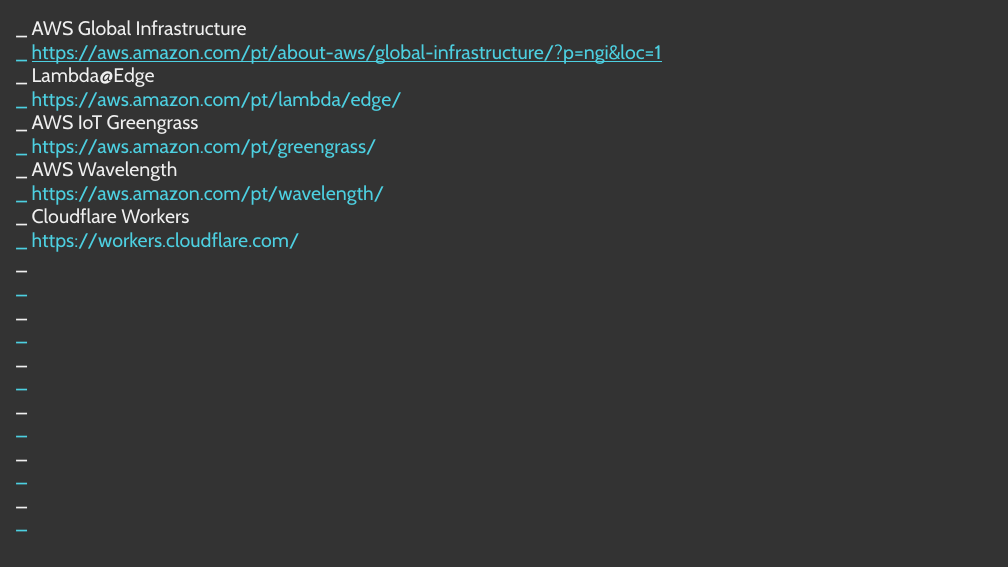
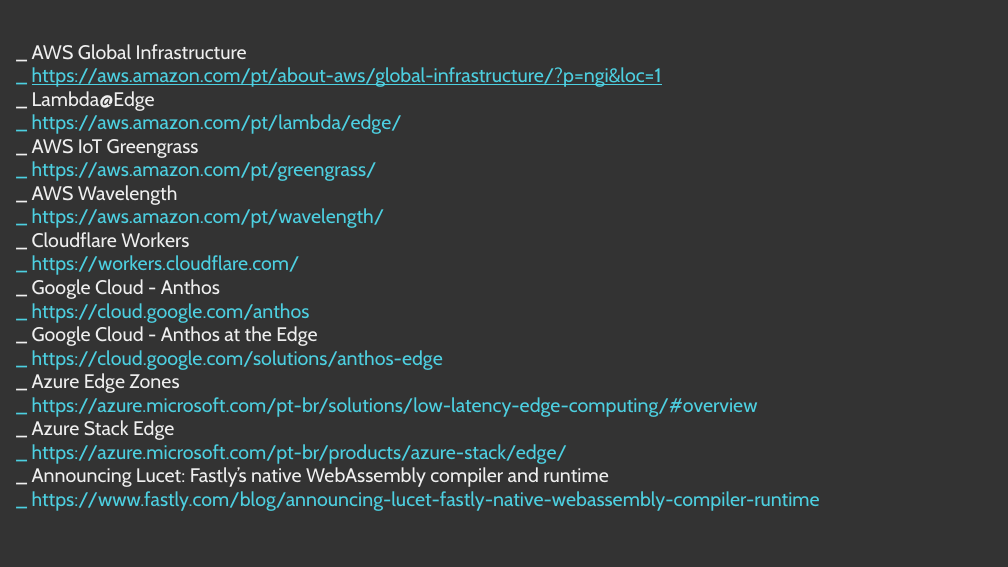
Before and after one commit to artusrocha/wasm-examples, a slide deck: slide 28 of edge-slides/EdgeComputing.pptx (slide 25 before the commit). Drawn at 1008x567 pixels with LibreOffice and Linux fonts; fonts in the diff are those of the drawing. Boxes give left, top, right and bottom in pixels: in the first picture for what was removed or moved away, otherwise in the second. Text is boxed around its words. In the diff, an @@ line names an element or a change of style, - is before the commit and + after.

```diff
--- a/edge-slides/EdgeComputing.pptx
+++ b/edge-slides/EdgeComputing.pptx
@@ title at (32,279,820,511): text changed; text colour #EFEFEF to #4DD0E1 @@
-_
-_
-_
-_
-_
-_
-_
-_
-_
-_
-_
-_
+_ Google Cloud - Anthos
+_ https://cloud.google.com/anthos
+_ Google Cloud - Anthos at the Edge
+_ https://cloud.google.com/solutions/anthos-edge
+_ Azure Edge Zones
+_ https://azure.microsoft.com/pt-br/solutions/low-latency-edge-computing/#overview
+_ Azure Stack Edge
+_ https://azure.microsoft.com/pt-br/products/azure-stack/edge/
+_ Announcing Lucet: Fastly’s native WebAssembly compiler and runtime
+_ https://www.fastly.com/blog/announcing-lucet-fastly-native-webassembly-compiler-runtime
```
Also in this commit, not shown: 3 slides added, 10 other files.
